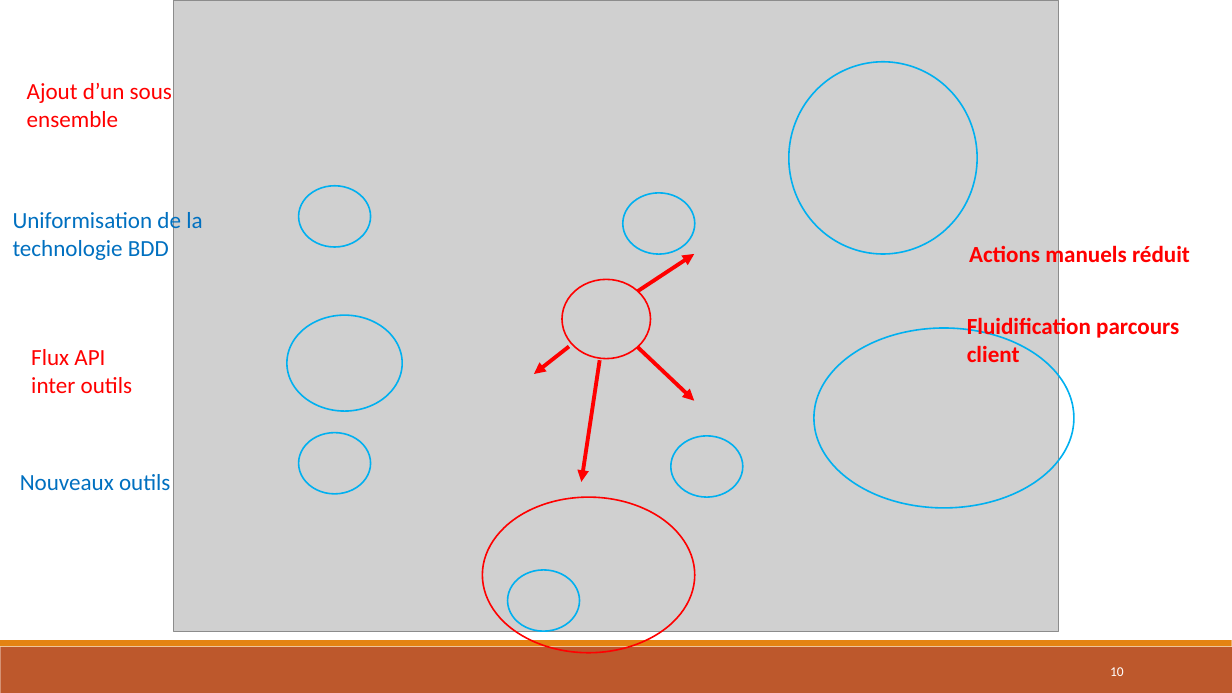
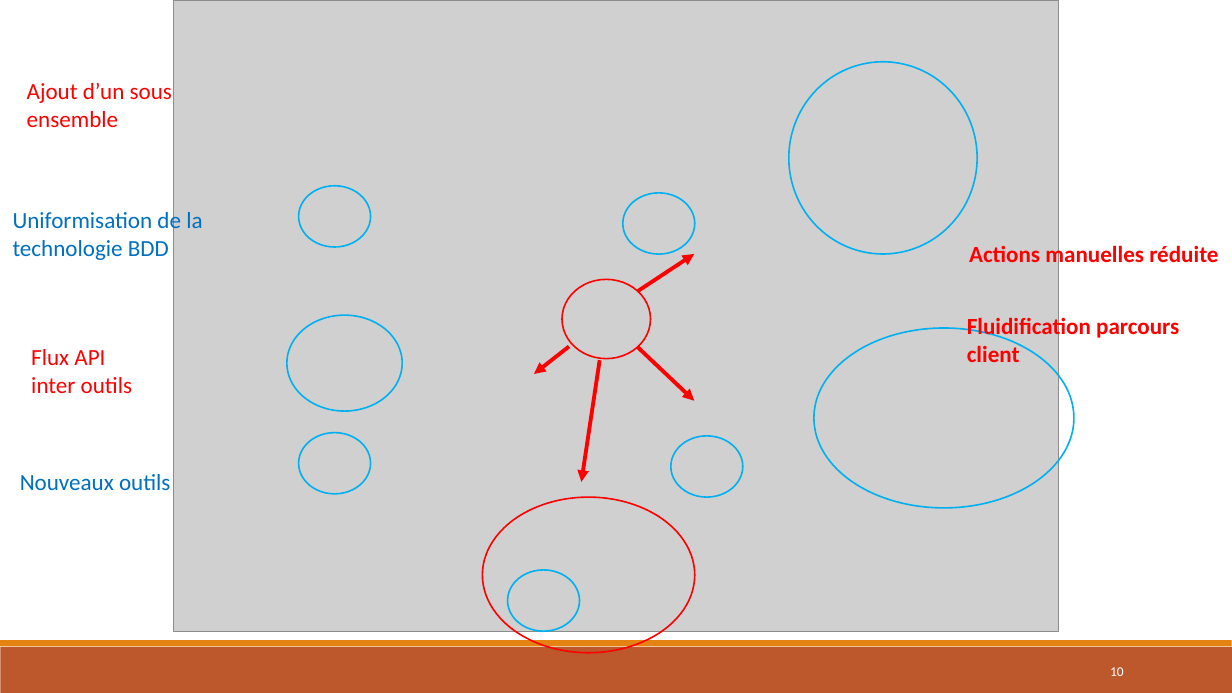
Before and after one commit to wilkill/P7-REP-AERO, a slide deck: slide 10 of Architecture/4 - Présentation/Présentation.pptx. Drawn at 1232x693 pixels with LibreOffice and Linux fonts; fonts in the diff are those of the drawing; grey boxes stand for pictures. Boxes give left, top, right and bottom in pixels: in the first picture for what was removed or moved away, otherwise in the second. Text is boxed around its words. In the diff, an @@ line names an element or a change of style, - is before the commit and + after.

```diff
--- a/Architecture/4 - Présentation/Présentation.pptx
+++ b/Architecture/4 - Présentation/Présentation.pptx
@@ text at <box>969,243,1218,269</box>: text changed @@
-Actions manuels réduit
+Actions manuelles réduite
```
Also in this commit, not shown: 5 other slides changed.
